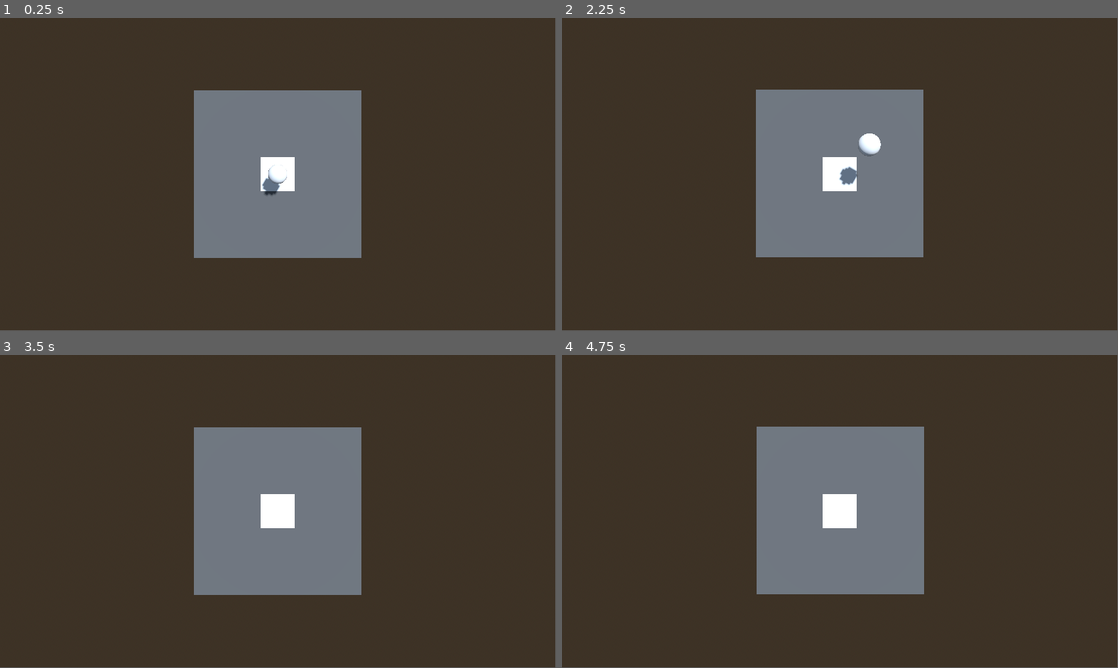
Above: before the commit, frames 1-4 (two rows, left to right).
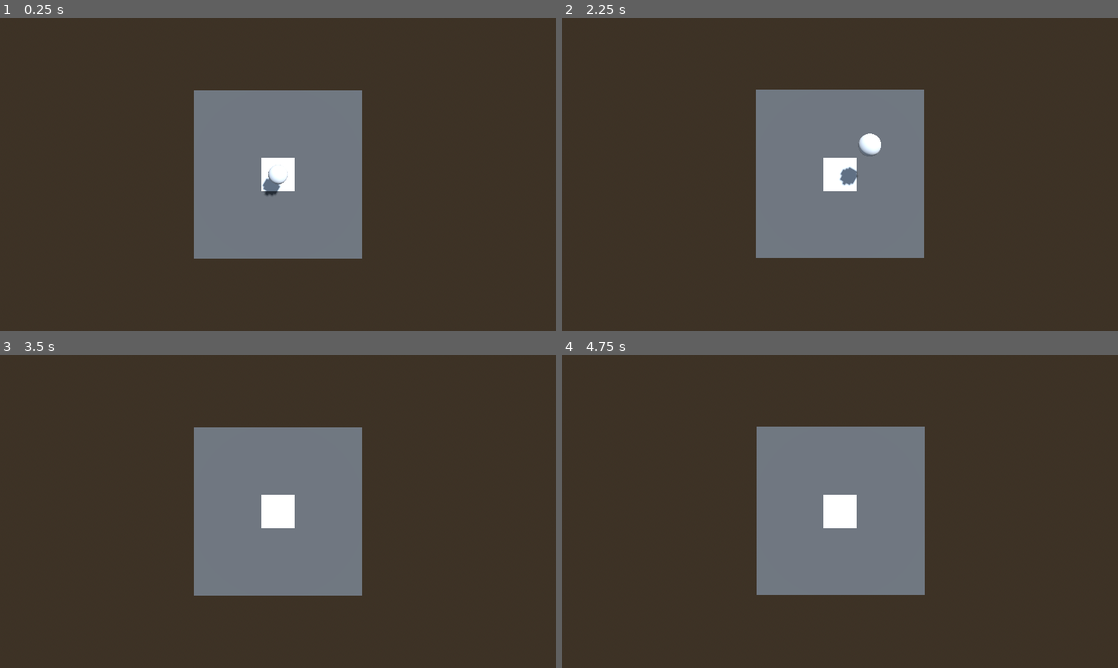
Above: after the commit, the same moments.

Repository: warriormaster12/Fsj2025
Game: Godot game, scene res://levels/test_level.tscn
Two runs of this game, one before a commit and one after it. Both use one fixed random seed, a clock stepped at 60 frames per second and the inputs below.
Inputs:
- Up to frame 1 (0.25 s): no input
- Up to frame 2 (2.25 s): tap S (move_d) at 0.6 s; tap A (move_l) at 1.35 s; tap D (move_r) at 2.1 s
- Up to frame 3 (3.5 s): tap W (move_u) at 2.85 s
- Up to frame 4 (4.75 s): tap Enter at 3.5 s; tap S (move_d) at 3.6 s; tap Space at 4.25 s; tap A (move_l) at 4.35 s
In our replay, the window is 799x449 before the commit and 800x450 after it. These sizes can differ from the game's own. Grey fills any space a smaller window leaves; there, only what the larger window draws over its background counts as a difference.

The runs differ from the first frame. In frame 1, 0.2% of the frame differs, in the area x 34-66%, y 23-77%; in frame 2, 0.2%, in the area x 34-66%, y 22-77%; in frame 3, 0.2%; in frame 4, 0.2%.

Commit message:
Update project.godot file

Diff:
--- a/project.godot
+++ b/project.godot
@@ -18,6 +18,13 @@
 [debug]
 
 gdscript/warnings/untyped_declaration=2
+
+[display]
+
+window/size/viewport_width=1920
+window/size/viewport_height=1080
+window/size/window_width_override=1280
+window/size/window_height_override=720
 
 [dotnet]
 
